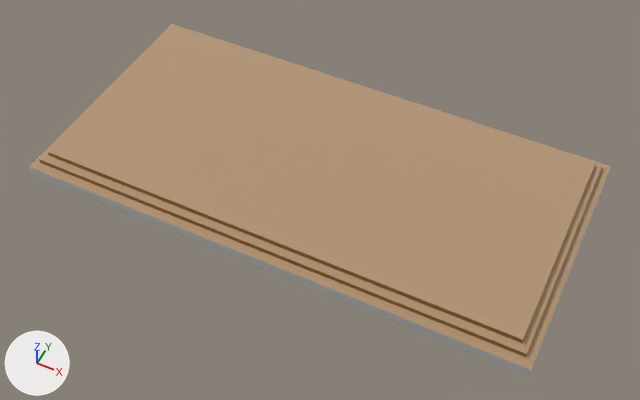
An edit to the glTF model assets/models/ChurchStageFloor.glb, drawn before and after from the same camera.
The view is the same before and after, from a 50 mm camera at (0.83, -6.05, 6.37) aimed at (-1.77, -0.85, -0.12). Lighting does not change. The marker at lower left points along +X, +Y and +Z. The older version comes first. Where no turn or scale is listed for an object, it has been applied to the vertices.

The older version as bpy lines, for what is in view:
```python
me_mesh_0 = bpy.data.meshes.new('Mesh_0')
me_mesh_0.from_pydata(...)  # 24 vertices, 42 faces; spans x -2.55..2.55, y -1.28..1.28, z -0.02..0.21
me_mesh_0.materials.append(mat_furniturematerial)  # picture img_image_0
ob_churchstagefloor_001 = bpy.data.objects.new('ChurchStageFloor.001', me_mesh_0)
ob_churchstagefloor_001.location = (-1.88, -0.628, 0.012)
```
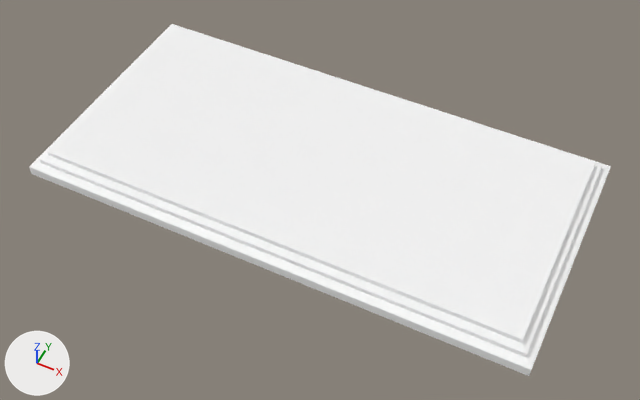
The newer file is also rescaled (x0.781), turned or shifted as a whole; pictures and numbers use the older file's frame.

The change in detail:
Material 'DefaultMaterial' (mat_defaultmaterial) is new.
Its base color is (1.0, 1.0, 1.0) (white #ffffff).
Its metallic is 1.0.
Its roughness is 1.0.
me_mesh_0 has 24 vertices, 42 faces and spans x -2.55..2.55, y -1.28..1.28, z -0.02..0.21.
me_mesh_0 no longer uses material mat_furniturematerial (picture img_image_0).
me_mesh_0 gains material mat_defaultmaterial (white #ffffff).

Boxes [x1, y1, x2, y2] around the edits, measured in the pictures (640 x 400 px):
'ChurchStageFloor.001', recoloured (beige to white)
    both: [29, 24, 611, 376]
